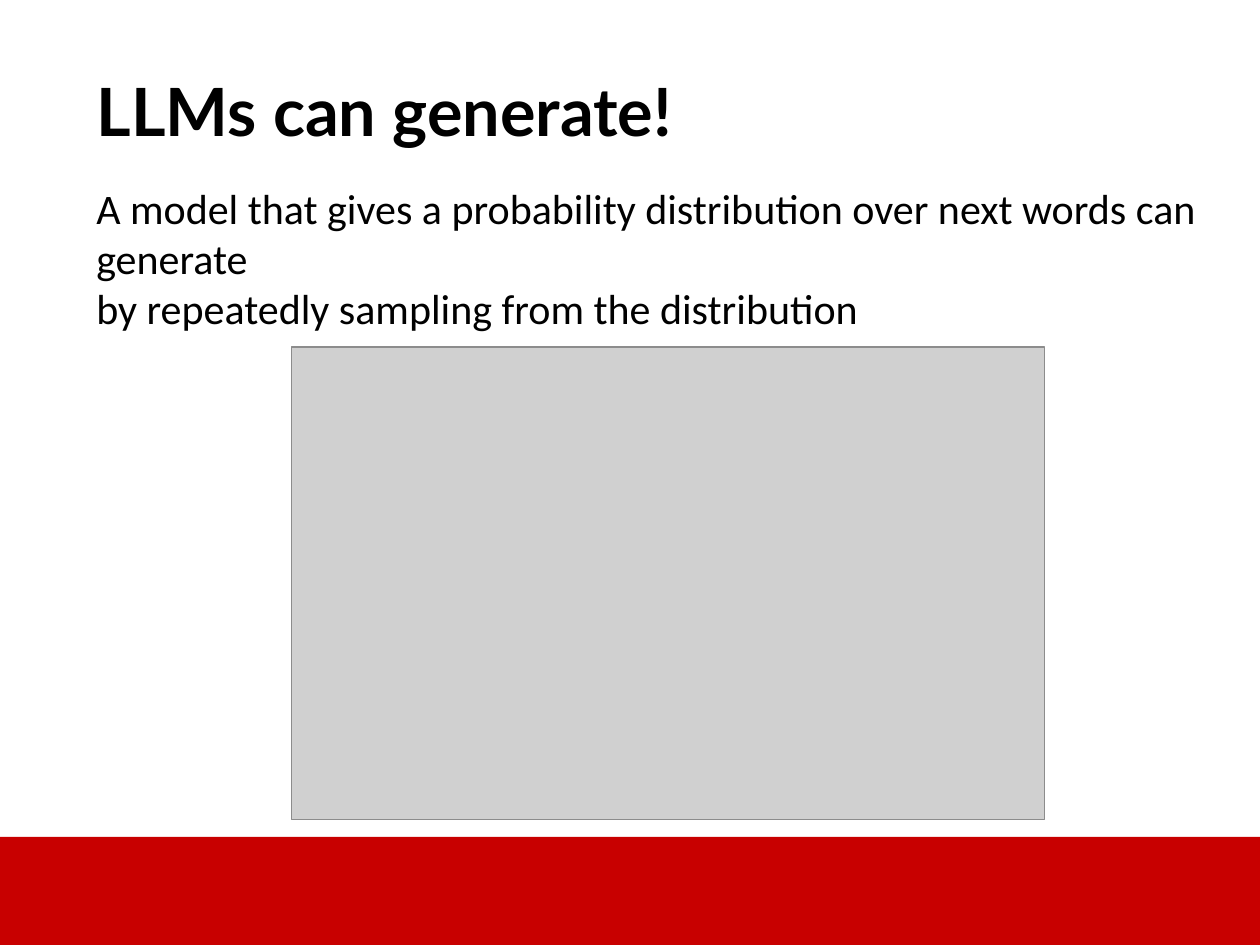
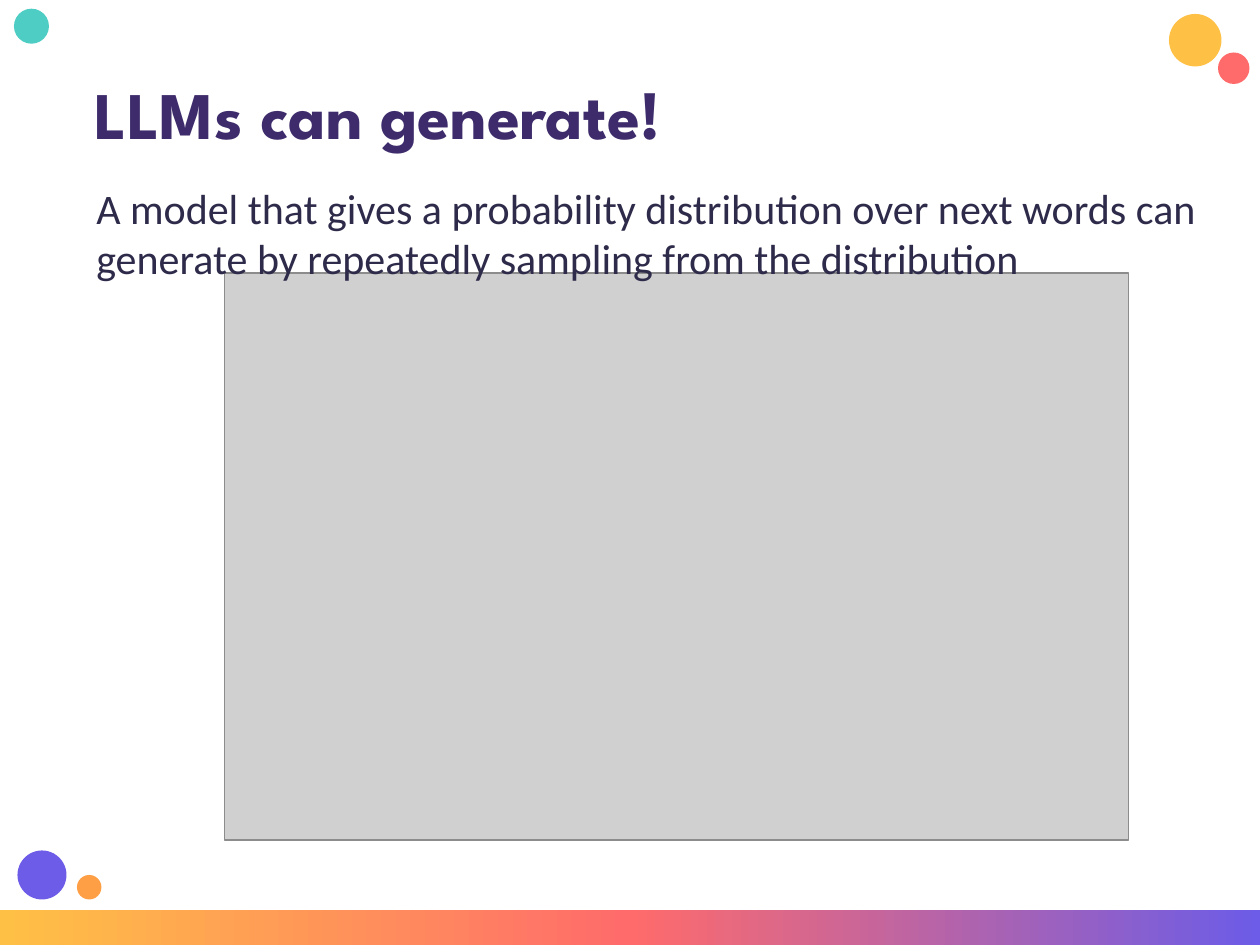
Before and after one commit to dantongyu/d2l-pytorch-colab, a slide deck: slide 21 of Presentations/Day-3-Attention-Transformer-ChatGPT.pptx (slide 22 before the commit). Drawn at 1260x945 pixels with LibreOffice and Linux fonts; fonts in the diff are those of the drawing; grey boxes stand for pictures; background and template pictures are left out. Boxes give left, top, right and bottom in pixels: in the first picture for what was removed or moved away, otherwise in the second. Text is boxed around its words. In the diff, an @@ line names an element or a change of style, - is before the commit and + after.

```diff
--- a/Presentations/Day-3-Attention-Transformer-ChatGPT.pptx
+++ b/Presentations/Day-3-Attention-Transformer-ChatGPT.pptx
@@ ellipse added at (x1=14, y1=9, x2=49, y2=44), fill #4ECDC4 @@
@@ ellipse added at (x1=1169, y1=14, x2=1222, y2=67), fill #FFC145 @@
@@ ellipse added at (x1=1218, y1=53, x2=1250, y2=84), fill #FF6B6B @@
@@ title "LLMs can generate!" at (x1=95, y1=93, x2=661, y2=154): font Lato to League Spartan, text colour #000000 to #3D2B6B @@
@@ text at (x1=96, y1=195, x2=1196, y2=284): text changed; text colour #000000 to #2D2A4A @@
-A model that gives a probability distribution over next words can generate
-by repeatedly sampling from the distribution
+A model that gives a probability distribution over next words can generate by repeatedly sampling from the distribution
@@ picture resized from (x1=291, y1=346, x2=1045, y2=819) to (x1=224, y1=273, x2=1128, y2=840) @@
@@ ellipse added at (x1=18, y1=850, x2=67, y2=900), fill #6C5CE7 @@
@@ ellipse added at (x1=77, y1=874, x2=101, y2=898), fill #FF9F45 @@
@@ rectangle resized from (x1=0, y1=837, x2=1260, y2=945) to (x1=0, y1=910, x2=1260, y2=945) @@
@@ rectangle at (x1=0, y1=910, x2=1260, y2=945): fill #C80000 to gradient #FFC145 to #FF6B6B to #6C5CE7 @@
```
Also in this commit, not shown: 29 other slides changed, 1 slide removed, 1 other file.
